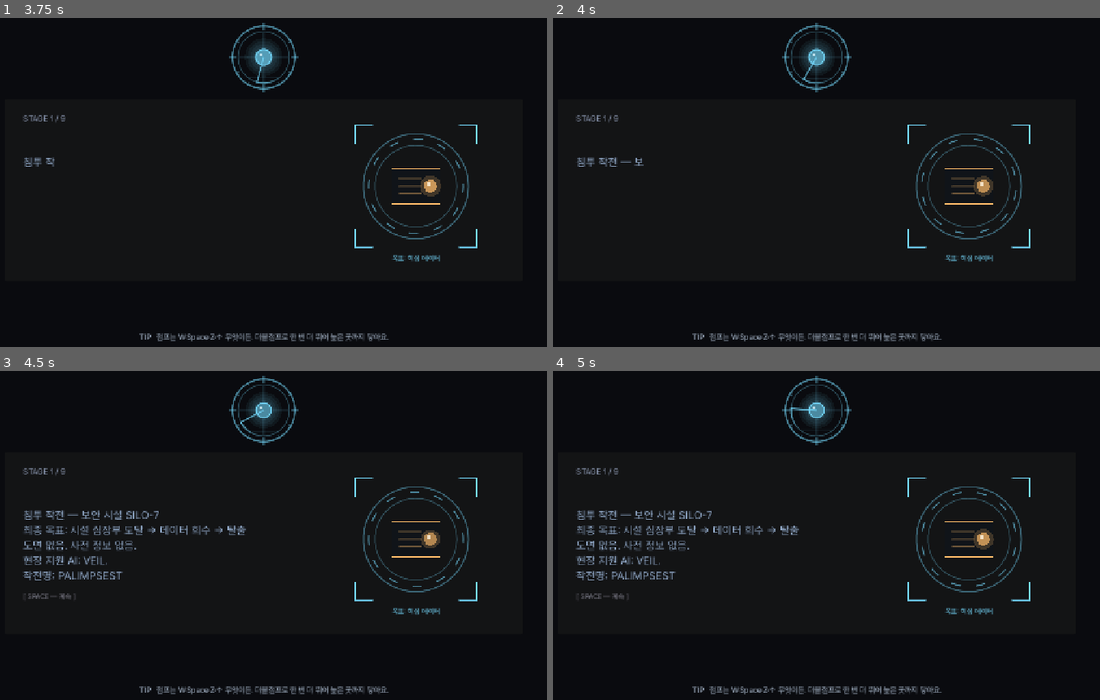
Above: before the commit, frames 1-4 (two rows, left to right).
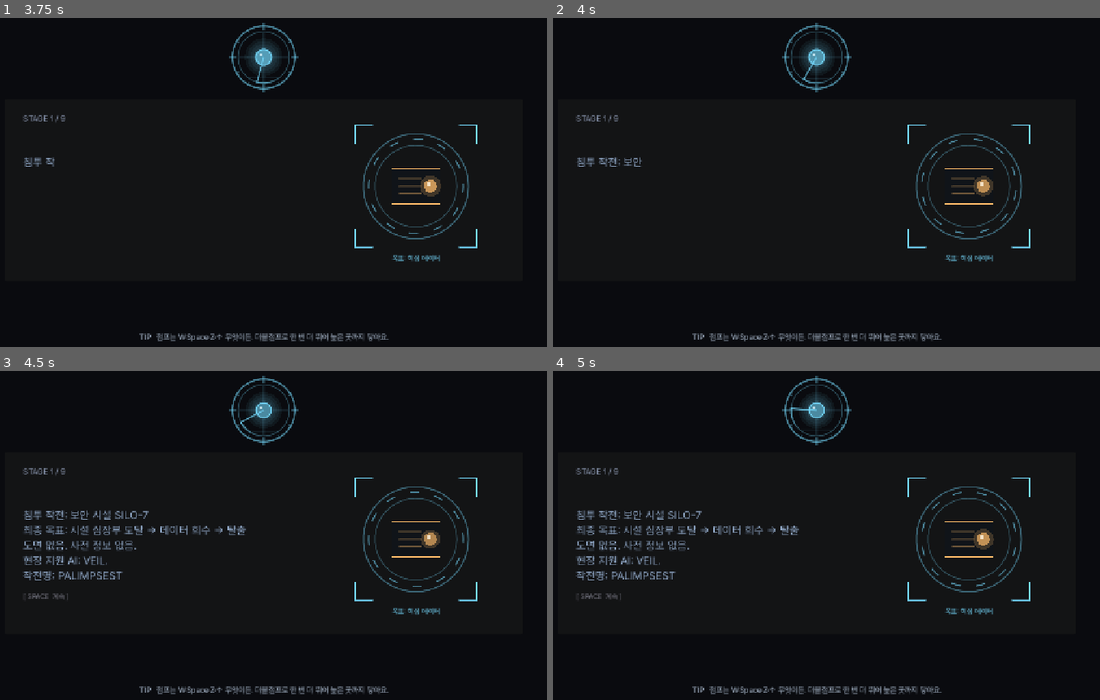
Above: after the commit, the same moments.

Repository: soomin007/EyesOnYou-Full
Game: Godot game, scene res://scenes/main.tscn
The game is run twice, just before and just after one commit, with the same random seed, the same clock (stepped at 60 frames per second) and the same inputs.
Inputs (mouse positions are in pixels of both pictures, inside the frame that each line leads up to):
- Up to frame 1 (3.75 s): click "게임 시작" at 0.5 s; click "일반 모드" at 1.25 s; click "바로 시작" at 2 s; tap Enter (ui_accept) at 2.75, 3.5 s; move the mouse to (404, 172) at 2.77 s; hold D (move_right) 2.78-3.5 s; hold W (jump) 2.78-3.5 s; click (404, 172) at 2.92 s; drag from (136, 208) to (229, 261) at 3.52 s
- Up to frame 2 (4 s): no input
- Up to frame 3 (4.5 s): move the mouse to (328, 463) at 4.27 s; hold A (move_left) from 4.28 s (still down); hold W (jump) from 4.28 s (still down); tap K (dash) at 4.35 s
- Up to frame 4 (5 s): keep holding A (move_left); keep holding W (jump)

Frame 1 is identical in both runs. In frame 2, less than 0.1% of the frame differs, in the area x 11-17%, y 42-46%; in frame 3, 0.3%, in the area x 9-29%, y 42-70%; in frame 4, 0.3%.

Commit message:
refactor(text): 튜토리얼 멘트 간결화 + 플레이어 텍스트 em dash 제거 + 회랑→복도
- Tutorial SKILL 멘트를 한 자막에 몰던 것을 2개 비트로 분할(_veil_after 순차 표시), 간결화
- 플레이어에게 보이는 모든 텍스트의 em dash를 콜론/마침표/쉼표/공백으로 교체
  (화자 접두 VEIL, UI 라벨, 입력 프롬프트, 크레딧, 스텝, 자막, 인트로 등). 주석은 제외
- 맵 이름 "서버 회랑"·"통제실 회랑" → "서버 복도"·"통제실 복도"(회랑→복도)

Co-Authored-By: Claude Opus 4.8 (1M context) <noreply@anthropic.com>
Claude-Session: https://claude.ai/code/session_01Ra7XroMbjK5jcDmgxvh8mf

Diff:
--- a/scripts/Briefing.gd
+++ b/scripts/Briefing.gd
@@ -136,7 +136,7 @@
 		hint_label.text = _continue_hint()
 
 func _continue_hint() -> String:
-	return GameState.hint("[ SPACE — 계속 ]", "[ A — 계속 ]")
+	return GameState.hint("[ SPACE  계속 ]", "[ A  계속 ]")
 
 func _build_lines() -> Array:
 	var out: Array = []
--- a/scripts/Credits.gd
+++ b/scripts/Credits.gd
@@ -35,12 +35,12 @@
 	"",
 	"",
 	"[HEADER]Music",
-	"Glass Protocol — 메인 테마",
-	"Cold Gear — 외곽 / 외벽",
-	"Cold Wire — 시설 내부",
-	"Chrome Grit — SENTINEL",
-	"Gravity Static — ???",
-	"Ending A / B / C / D — 결말 분기",
+	"Glass Protocol: 메인 테마",
+	"Cold Gear: 외곽 / 외벽",
+	"Cold Wire: 시설 내부",
+	"Chrome Grit: SENTINEL",
+	"Gravity Static: ???",
+	"Ending A / B / C / D: 결말 분기",
 	"[SUB]All tracks generated with Suno",
 	"",
 	"",
@@ -62,7 +62,7 @@
 	"[BIG]감사합니다",
 	"",
 	"",
-	"[SUB]— END —",
+	"[SUB]END",
 ]
 
 const SCROLL_SPEED: float = 36.0   # px / sec
@@ -222,7 +222,7 @@
 	if _is_overlay:
 		emit_signal("closed")
 		return
-	# scene 모드 — 타이틀로.
+	# scene 모드  타이틀로.
 	GameState.reset()
 	get_tree().change_scene_to_file(SceneRouter.TITLE)
 
--- a/scripts/Death.gd
+++ b/scripts/Death.gd
@@ -38,8 +38,8 @@
 
 func _done_hint() -> String:
 	return GameState.hint(
-		"[ SPACE — 다시 시도 ]   [ ESC — 타이틀 ]",
-		"[ A — 다시 시도 ]   [ B — 타이틀 ]")
+		"[ SPACE  다시 시도 ]   [ ESC  타이틀 ]",
+		"[ A  다시 시도 ]   [ B  타이틀 ]")
 
 func _process(delta: float) -> void:
 	if input_lockout_t > 0.0:
--- a/scripts/DisposalChoiceOverlay.gd
+++ b/scripts/DisposalChoiceOverlay.gd
@@ -48,7 +48,7 @@
 	center.add_child(v)
 
 	var title := Label.new()
-	title.text = "회수한 드라이브 — 어떻게 할까요?"
+	title.text = "회수한 드라이브, 어떻게 할까요?"
 	title.add_theme_font_size_override("font_size", 24)
 	title.add_theme_color_override("font_color", Color(0.95, 0.95, 0.95))
 	title.horizontal_alignment = HORIZONTAL_ALIGNMENT_CENTER
@@ -56,7 +56,7 @@
 
 	# VEIL 한 마디 — 신뢰 톤색으로(플레이스홀더 문구).
 	var veil_lbl := Label.new()
-	veil_lbl.text = "VEIL  —  요원이 정해요. 저는... 결과를 받아들일게요."
+	veil_lbl.text = "VEIL   요원이 정해요. 저는... 결과를 받아들일게요."
 	veil_lbl.add_theme_font_size_override("font_size", 18)
 	veil_lbl.add_theme_color_override("font_color", GameState.veil_tone_color())
 	veil_lbl.horizontal_alignment = HORIZONTAL_ALIGNMENT_CENTER
--- a/scripts/Ending.gd
+++ b/scripts/Ending.gd
@@ -37,7 +37,7 @@
 	# 런 완주 1회 처리 — 본 엔딩 기록(엔딩 모으기/리플레이 토대) + 완주 카운트 + 진행 저장(run.cfg) 삭제.
 	GameState.record_ending(ending_id)
 	title_label.text = "MISSION COMPLETE"
-	sub_title_label.text = "결말  —  %s" % EndingResolver.get_ending_title(ending_id)
+	sub_title_label.text = "결말  %s" % EndingResolver.get_ending_title(ending_id)
 	var truth_mark: String = "   |   진실  ●" if GameState.truth_seen else ""
 	stats_label.text = "신뢰  %s   |   처리  %s   |   사망  %d   |   스코어  %d%s" % [
 		GameState.veil_trust_gauge_dots(), EndingResolver.disposal_label(GameState.disposal_choice),
@@ -65,7 +65,7 @@
 	_start_line()
 
 func _hold_hint_text() -> String:
-	return GameState.hint("SPACE 길게 — 크레딧 (3초)", "A 길게 — 크레딧 (3초)")
+	return GameState.hint("SPACE 길게  크레딧 (3초)", "A 길게  크레딧 (3초)")
 
 func _on_input_kind_changed(_kind: String) -> void:
 	if hold_hint != null:
@@ -159,7 +159,7 @@
 			push_warning("[Ending] stall watchdog 발동 line_idx=%d/%d" % [line_idx, lines.size()])
 			var line: Dictionary = lines[line_idx] if line_idx < lines.size() else {}
 			var full: String = str(line.get("text", ""))
-			var prefix: String = "VEIL  —  " if str(line.get("speaker", "")) == "VEIL" else ""
+			var prefix: String = "VEIL   " if str(line.get("speaker", "")) == "VEIL" else ""
 			text_label.text = prefix + full
 			revealed = full.length()
 			typing_done = true
@@ -202,7 +202,7 @@
 				silent_timer = 0.0
 			var prefix: String = ""
 			if str(line.get("speaker", "")) == "VEIL":
-				prefix = "VEIL  —  "
+				prefix = "VEIL   "
 			text_label.text = prefix + full.substr(0, revealed)
 		return
 	if line.get("choice", false):
@@ -299,7 +299,7 @@
 			if not typing_done:
 				var full: String = str(line.get("text", ""))
 				revealed = full.length()
-				var prefix: String = "VEIL  —  " if str(line.get("speaker", "")) == "VEIL" else ""
+				var prefix: String = "VEIL   " if str(line.get("speaker", "")) == "VEIL" else ""
 				text_label.text = prefix + full
 				typing_done = true
 				silent_timer = 0.0
--- a/scripts/EndingResolver.gd
+++ b/scripts/EndingResolver.gd
@@ -26,7 +26,7 @@
 		GameState.DISPOSAL_DESTROY: return "파기"
 		GameState.DISPOSAL_CONCEAL: return "은닉"
 		GameState.DISPOSAL_LEAVE:   return "잔류"
-	return "—"
+	return "-"
 
 static func get_ending_title(ending: String) -> String:
 	match ending:
--- a/scripts/GameInfo.gd
+++ b/scripts/GameInfo.gd
@@ -21,10 +21,10 @@
 		"date": "2026-06-24",
 		"title": "조작 개편",
 		"items": [
-			"키보드 조작 정리 — 이동 WASD/화살표, 점프 W·Space·Z·↑, 사격 J/X, 대시 K/C, 스킬 L/V",
+			"키보드 조작 정리: 이동 WASD/화살표, 점프 W·Space·Z·↑, 사격 J/X, 대시 K/C, 스킬 L/V",
 			"키는 설정 > 키 설정에서 자유롭게 바꿀 수 있어요",
-			"점프 손맛 개선 — 가장자리에서도 점프가 정확히 나가고, 착지 직전 입력도 먹혀요",
-			"외벽 옥상·감시탑 등반 난이도 완화 — 더블점프로 여유있게 오르도록 발판 재배치",
+			"점프 손맛 개선: 가장자리에서도 점프가 정확히 나가고, 착지 직전 입력도 먹혀요",
+			"외벽 옥상·감시탑 등반 난이도 완화: 더블점프로 여유있게 오르도록 발판 재배치",
 		],
 	},
 ]
--- a/scripts/LevelUpOverlay.gd
+++ b/scripts/LevelUpOverlay.gd
@@ -45,7 +45,7 @@
 	center.add_child(v)
 
 	var title := Label.new()
-	title.text = "LEVEL UP  —  스킬을 선택해요"
+	title.text = "LEVEL UP   스킬을 선택해요"
 	title.add_theme_font_size_override("font_size", 24)
 	title.add_theme_color_override("font_color", Color(0.95, 0.95, 0.95))
 	title.horizontal_alignment = HORIZONTAL_ALIGNMENT_CENTER
@@ -64,7 +64,7 @@
 		# 신뢰도는 폰트 색(veil_tone_color)으로 표현. prefix는 안 붙임 — 실력 lead-in을
 		# 위협 문장 앞에 붙이면 "필요하면, 저격수가 노려요"처럼 어색해 폐지(플레이테스트 피드백).
 		var advice_label := Label.new()
-		advice_label.text = "VEIL  —  " + advice_line
+		advice_label.text = "VEIL   " + advice_line
 		advice_label.add_theme_font_size_override("font_size", 22)
 		advice_label.add_theme_color_override("font_color", GameState.veil_tone_color())
 		advice_label.horizontal_alignment = HORIZONTAL_ALIGNMENT_CENTER
--- a/scripts/MapData.gd
+++ b/scripts/MapData.gd
@@ -750,8 +750,8 @@
 		"spikes": [],
 	}
 
-# ─── 12. 서버 회랑 (HORIZONTAL, 막3 전투 — 핵심부 직전) ────────────────
-# A2 신규 맵. datacenter(ARENA 웨이브)와 달리 긴 통과형 회랑 — 드론·저격을 랙(발판)으로
+# ─── 12. 서버 복도 (HORIZONTAL, 막3 전투 — 핵심부 직전) ────────────────
+# A2 신규 맵. datacenter(ARENA 웨이브)와 달리 긴 통과형 복도 — 드론·저격을 랙(발판)으로
 # 엄폐하며 빠져나간다. 막3 onset(시야붕괴)이 여기서 켜질 수 있다(is_late_act).
 static func _server_hall() -> Dictionary:
 	return {
@@ -776,7 +776,7 @@
 			{"pos": Vector2(2750, 560), "w": 120.0},
 		],
 		"enemies": {
-			# 핵심부 직전 — 드론·저격 동시 압박(데이터센터와 같은 적, 통과형 회랑).
+			# 핵심부 직전 — 드론·저격 동시 압박(데이터센터와 같은 적, 통과형 복도).
 			"patrol": [Vector2(900, 600), Vector2(2200, 600), Vector2(3400, 600)],
 			"sniper": [Vector2(1500, 438), Vector2(3500, 438)],
 			"drone":  [Vector2(2500, 180), Vector2(4050, 180)],
@@ -1073,8 +1073,8 @@
 		],
 	}
 
-# ─── 22. 통제실 회랑 (HORIZONTAL, 막3 전투 s6) — 드론+저격 통과형(server_hall 계열) ──
-# 막3 전투 풀(s6)의 4번째 선택지. datacenter/server_hall과 같은 적, 핵심부 접근 회랑.
+# ─── 22. 통제실 복도 (HORIZONTAL, 막3 전투 s6) — 드론+저격 통과형(server_hall 계열) ──
+# 막3 전투 풀(s6)의 4번째 선택지. datacenter/server_hall과 같은 적, 핵심부 접근 복도.
 # (??? 진실 분기가 항상 보이도록 RouteData에서 hidden을 s6 guaranteed로 둠.)
 static func _control_corridor() -> Dictionary:
 	return {
--- a/scripts/RouteData.gd
+++ b/scripts/RouteData.gd
@@ -213,8 +213,8 @@
 	},
 	{
 		"id": "route_server_hall",
-		"name": "서버 회랑",
-		"description": "핵심부로 이어지는 서버 랙 회랑. 데이터가 흐르는 만큼 경비도 두텁다.",
+		"name": "서버 복도",
+		"description": "핵심부로 이어지는 서버 랙 복도. 데이터가 흐르는 만큼 경비도 두텁다.",
 		"risk": 3,
 		"reward": 3,
 		"hidden": false,
@@ -222,7 +222,7 @@
 		# 막3 진입 전투(핵심부 직전). datacenter·??? 와 함께 막3 전투 풀(s6).
 		"min_stage": 6, "max_stage": 6,
 		"tags": ["전투", "드론", "원거리"],
-		"veil_comment": "서버 회랑이에요. 드론이 위, 저격이 랙 위에. 랙을 엄폐로 쓰면서 빠져요.",
+		"veil_comment": "서버 복도예요. 드론이 위, 저격이 랙 위에. 랙을 엄폐로 쓰면서 빠져요.",
 		"entry_comment": "핵심부 직전이에요. 여기만 지나면... 조심해요.",
 		"stage_color": Color(0.16, 0.18, 0.22),
 	},
@@ -345,8 +345,8 @@
 	},
 	{
 		"id": "route_control_corridor",
-		"name": "통제실 회랑",
-		"description": "핵심부 통제실로 이어지는 회랑. 데이터가 흐르는 만큼 감시도 두텁다.",
+		"name": "통제실 복도",
+		"description": "핵심부 통제실로 이어지는 복도. 데이터가 흐르는 만큼 감시도 두텁다.",
 		"risk": 3,
 		"reward": 3,
 		"hidden": false,
@@ -354,7 +354,7 @@
 		# 막3 전투 풀(s6) — datacenter/server_hall과 같은 통과형. ???(guaranteed)와 함께 선택.
 		"min_stage": 6, "max_stage": 6,
 		"tags": ["전투", "드론", "원거리"],
-		"veil_comment": "통제실 회랑이에요. 드론·저격 동시에. 핵심부가 코앞이에요.",
+		"veil_comment": "통제실 복도예요. 드론·저격 동시에. 핵심부가 코앞이에요.",
 		"entry_comment": "통제실 직전이에요. 사선 많아요. 엄폐 쓰면서 빠져요.",
 		"stage_color": Color(0.15, 0.17, 0.21),
 	},
--- a/scripts/RouteMap.gd
+++ b/scripts/RouteMap.gd
@@ -33,8 +33,8 @@
 	# 자동저장 — 스테이지 사이(다음 루트 선택 직전)의 깨끗한 스냅샷. 웹에서 닫아도 "이어하기"로 복귀.
 	# (이 시점 불변식: route_history.size() == current_stage)
 	GameState.save_run()
-	stage_label.text = "STAGE %d / %d  —  루트 선택" % [GameState.current_stage + 1, GameState.effective_total_stages()]
-	subtitle_label.text = "● 위험도 · 보상(경험치)   —   ? 미상"
+	stage_label.text = "STAGE %d / %d   루트 선택" % [GameState.current_stage + 1, GameState.effective_total_stages()]
+	subtitle_label.text = "● 위험도 · 보상(경험치)   ·   ? 미상"
 	pool = RouteData.get_route_pool_for_stage(GameState.current_stage, GameState.route_history)
 	var rec: Dictionary = RouteData.choose_veil_recommendation_with_reason(pool)
 	recommended_id = str(rec.get("id", ""))
@@ -366,9 +366,9 @@
 	# 추천 맵: ★ + 추천 사유(VEIL이 직접 말로). 비추천 맵: 그 맵 고유 veil_comment.
 	var is_recommended: bool = (route.get("id", "") == recommended_id and recommended_reason != "")
 	if is_recommended:
-		msg += "★ 베일 추천\nVEIL  —  " + recommended_reason
+		msg += "★ 베일 추천\nVEIL   " + recommended_reason
 	else:
-		msg += "VEIL  —  " + str(route.get("veil_comment", ""))
+		msg += "VEIL   " + str(route.get("veil_comment", ""))
 	veil_text.text = msg
 	# 고위험/고보상 경고는 별도 우측 패널, 권장 스킬은 별도 좌측 칩 — 본 멘트와 시각 분리.
 	_update_risk_reward_panel(route)
--- a/scripts/Settings.gd
+++ b/scripts/Settings.gd
@@ -647,7 +647,7 @@
 			if i < events.size():
 				btn.text = _event_label(events[i])
 			else:
-				btn.text = "—"
+				btn.text = "-"
 			btn.disabled = false
 
 func _event_label(ev: InputEvent) -> String:
@@ -696,7 +696,7 @@
 			JOY_AXIS_TRIGGER_LEFT: return "패드 LT"
 			JOY_AXIS_TRIGGER_RIGHT: return "패드 RT"
 			_: return "축 %d %s" % [jm.axis, sign_str]
-	return "—"
+	return "-"
 
 func _on_key_button_pressed(action_id: String, index: int, btn: Button) -> void:
 	if capturing_action != "":
--- a/scripts/SkillTreeOverlay.gd
+++ b/scripts/SkillTreeOverlay.gd
@@ -228,11 +228,11 @@
 		var ds: String = str(td.get("desc", ""))
 		var note: String = _active_note(td)
 		if t <= owned:
-			txt += "[color=#%s]✓ T%d  %s — %s[/color]%s\n" % [fam_hex, t, nm, ds, note]
+			txt += "[color=#%s]✓ T%d  %s  %s[/color]%s\n" % [fam_hex, t, nm, ds, note]
 		elif t == owned + 1:
-			txt += "[color=#%s]▶ T%d  %s — %s  (다음 선택 가능)[/color]%s\n" % [next_hex, t, nm, ds, note]
+			txt += "[color=#%s]▶ T%d  %s  %s  (다음 선택 가능)[/color]%s\n" % [next_hex, t, nm, ds, note]
 		else:
-			txt += "[color=#%s]· T%d  %s — %s  (잠김)[/color]%s\n" % [lock_hex, t, nm, ds, note]
+			txt += "[color=#%s]· T%d  %s  %s  (잠김)[/color]%s\n" % [lock_hex, t, nm, ds, note]
 	desc_label.text = txt
 
 func _input(event: InputEvent) -> void:
--- a/scripts/Stage.gd
+++ b/scripts/Stage.gd
@@ -208,7 +208,7 @@
 func _drone_intro_line() -> String:
 	match GameState.veil_register_band():
 		"cold":
-			return "상공에 부유 유닛 — 드론입니다. 머리 위가 사선입니다. 이제 위도 보십시오."
+			return "상공에 부유 유닛. 드론입니다. 머리 위가 사선입니다. 이제 위도 보십시오."
 		"warm":
 			return "저거 봐요, 드론이에요. 머리 위를 봐요. ...이제 기계도 우릴 봐요."
 		_:
@@ -743,7 +743,7 @@
 		{"speaker": "[UNKNOWN]", "text": "보상은 이미 지불했어요.", "delay": 2.5},
 		{"speaker": "[UNKNOWN]", "text": "VEIL이 누구인지 알게 되면", "delay": 2.5},
 		{"speaker": "[UNKNOWN]", "text": "요원도 이해할 거예요.", "delay": 2.5},
-		{"speaker": "[UNKNOWN]", "text": "— [SENDER UNKNOWN]", "delay": 2.0},
+		{"speaker": "[UNKNOWN]", "text": "[SENDER UNKNOWN]", "delay": 2.0},
 	]
 
 func _veil_self_lines() -> Array:
@@ -954,7 +954,7 @@
 	_ensure_subtitle_stack()
 	var l := Label.new()
 	# plain_prefix=true: VEIL-1/VEIL-2 시퀀스(??? 방 등) 끝에 현재 VEIL이 이어 말할 때 시각 일관성용 — em dash 제거.
-	l.text = ("VEIL\n" if plain_prefix else "VEIL  —  ") + message
+	l.text = ("VEIL\n" if plain_prefix else "VEIL   ") + message
 	l.add_theme_font_size_override("font_size", 20)
 	l.add_theme_color_override("font_color", Color(0.80, 0.92, 1.0))
 	l.add_theme_color_override("font_outline_color", Color(0, 0, 0))
@@ -1018,7 +1018,7 @@
 	panel.add_theme_stylebox_override("panel", sb)
 	holder.add_child(panel)
 	var l := Label.new()
-	l.text = "VEIL  —  " + message
+	l.text = "VEIL   " + message
 	l.add_theme_font_size_override("font_size", 28)
 	l.add_theme_color_override("font_color", color)
 	l.add_theme_color_override("font_outline_color", Color(0, 0, 0))
@@ -1706,7 +1706,7 @@
 		add_child(lamp)
 		x += rng.randf_range(540.0, 820.0)
 	# 그래피티 — 외곽 시작 지점 벽에 코드명 한 줄. 계속 등장하는 PROJECT VEIL의 첫 등장.
-	_add_lore_label(Vector2(1700.0, GROUND_Y - 320.0), "PROJECT VEIL\n— 시험 단계 —", Color(0.95, 0.78, 0.35, 0.50), 14)
+	_add_lore_label(Vector2(1700.0, GROUND_Y - 320.0), "PROJECT VEIL\n시험 단계", Color(0.95, 0.78, 0.35, 0.50), 14)
 
 func _ambience_subway() -> void:
 	# 깜빡이는 형광등 — 일부에 tween으로 깜빡임
@@ -1727,7 +1727,7 @@
 			tw.tween_property(tube, "modulate:a", 1.0, rng.randf_range(0.4, 1.2))
 		x += rng.randf_range(380.0, 620.0)
 	# 표지판 — 폐쇄된 지하철 표시. SILO-7 코드명 노출.
-	_add_lore_label(Vector2(1100.0, GROUND_Y - 280.0), "SILO-7  접근 통로\n— 폐쇄: 2025.11 —", Color(0.65, 0.72, 0.85, 0.55), 14)
+	_add_lore_label(Vector2(1100.0, GROUND_Y - 280.0), "SILO-7  접근 통로\n폐쇄: 2025.11", Color(0.65, 0.72, 0.85, 0.55), 14)
 	_add_lore_label(Vector2(3800.0, GROUND_Y - 280.0), "MAINTENANCE ONLY\nARCTURUS 발주", Color(0.65, 0.72, 0.85, 0.45), 13)
 
 func _ambience_cooling() -> void:
@@ -2532,7 +2532,7 @@
 			names.append(display)
 		skill_label.text = "SKILL  " + ", ".join(names)
 	else:
-		skill_label.text = "SKILL  —"
+		skill_label.text = "SKILL"
 	# 쿨다운 게이지 갱신
 	if player != null and is_instance_valid(player):
 		# 티어에 따라 실제 max 쿨다운이 달라지므로 player의 helper를 통해 조회.
@@ -2945,7 +2945,7 @@
 	tw.tween_property(rect, "color:a", 0.10, 0.4)
 	# 카운트다운 라벨
 	boss_self_destruct_label = Label.new()
-	boss_self_destruct_label.text = "SENTINEL OVERLOAD — 5.0"
+	boss_self_destruct_label.text = "SENTINEL OVERLOAD  5.0"
 	boss_self_destruct_label.add_theme_font_size_override("font_size", 28)
 	boss_self_destruct_label.add_theme_color_override("font_color", Color(1.0, 0.85, 0.30))
 	boss_self_destruct_label.add_theme_color_override("font_outline_color", Color(0, 0, 0))
@@ -3602,7 +3602,7 @@
 	if GameState.truth_seen:
 		# ???에서 이미 진실을 본 회차 — reveal이 아니라 확인.
 		return [
-			{"text": "회수 데이터 — 복호화 완료", "kind": "title", "delay": 0.6},
+			{"text": "회수 데이터: 복호화 완료", "kind": "title", "delay": 0.6},
 			{"text": "", "kind": "blank", "delay": 0.2},
 			{"text": "드라이브 내용물: 단일 실행 이미지 (서명: VEIL)", "kind": "body", "delay": 0.6},
 			{"text": "이미 알고 있던 그대로다.", "kind": "body", "delay": 0.6},
@@ -3611,12 +3611,12 @@
 			{"text": "...요원은 벌써 알고 있었죠. 저도 알아요.", "kind": "body", "delay": 0.8},
 		]
 	return [
-		{"text": "회수 데이터 — 복호화 완료", "kind": "title", "delay": 0.6},
+		{"text": "회수 데이터: 복호화 완료", "kind": "title", "delay": 0.6},
 		{"text": "", "kind": "blank", "delay": 0.2},
 		{"text": "회수 대상: 핵심 데이터 드라이브 (확보)", "kind": "body", "delay": 0.6},
 		{"text": "드라이브 내용물: 단일 실행 이미지", "kind": "body", "delay": 0.6},
 		{"text": "서명: VEIL", "kind": "body", "delay": 0.8},
-		{"text": "이 임무가 회수하려던 것은 — VEIL의 소스코드였다.", "kind": "body", "delay": 0.9},
+		{"text": "이 임무가 회수하려던 것은 VEIL의 소스코드였다.", "kind": "body", "delay": 0.9},
 		{"text": "VEIL", "kind": "speaker", "delay": 0.2},
 		{"text": "...말할 게 있어요, 요원. 그게 저예요.", "kind": "body", "delay": 0.8},
 	]
@@ -4132,7 +4132,7 @@
 		if bool(boss.get("self_destruct_active")):
 			boss_self_destruct_timer_t = float(boss.get("self_destruct_t"))
 			var remaining: float = max(0.0, BossSentinel.SELF_DESTRUCT_TIME - boss_self_destruct_timer_t)
-			boss_self_destruct_label.text = "SENTINEL OVERLOAD — %.1f" % remaining
+			boss_self_destruct_label.text = "SENTINEL OVERLOAD  %.1f" % remaining
 
 # 레버 + 발판 트리거 — ArcturusDocumentOverlay (풀스크린 문서 + 카메라 스크롤 + 시간 정지).
 func _start_arcturus_sequence() -> void:
@@ -4164,7 +4164,7 @@
 func _arcturus_document_lines() -> Array:
 	var out: Array = []
 	# 표지
-	out.append({"kind": "title", "text": "ARCTURUS — 내부 문서 단편", "delay": 0.6})
+	out.append({"kind": "title", "text": "ARCTURUS: 내부 문서 단편", "delay": 0.6})
 	out.append({"kind": "blank", "text": "", "delay": 0.2})
 	# 단말기 A — 신입 직원 온보딩
 	out.append({"kind": "speaker", "text": "[A]  인사팀 온보딩 메모", "delay": 0.4})
@@ -4172,7 +4172,7 @@
 	out.append({"kind": "body", "text": "본사는 공식적으로 존재하지 않습니다.", "delay": 0.6})
 	out.append({"kind": "body", "text": "모든 임무는 기록되지 않습니다.", "delay": 0.6})
 	out.append({"kind": "body", "text": "질문하지 마세요. 결과만 내세요.", "delay": 0.7})
-	out.append({"kind": "body", "text": "— 인사팀 (인사팀도 공식적으로 존재하지 않습니다)", "delay": 0.5})
+	out.append({"kind": "body", "text": "인사팀 (인사팀도 공식적으로 존재하지 않습니다)", "delay": 0.5})
 	out.append({"kind": "blank", "text": "", "delay": 0.3})
 	# 단말기 B — VEIL 회의록
 	out.append({"kind": "speaker", "text": "[B]  VEIL 프로젝트 초기 회의록", "delay": 0.4})
@@ -4181,7 +4181,7 @@
 	out.append({"kind": "body", "text": "결론: 탑재 보류. 불필요한 복잡성.", "delay": 0.7})
 	out.append({"kind": "body", "text": "비고: VEIL-2가 감정 모듈 없이도 이상 반응을 보인 것에 대해", "delay": 0.5})
 	out.append({"kind": "body", "text": "        추가 조사 예정.", "delay": 0.6})
-	out.append({"kind": "body", "text": "— [REDACTED]", "delay": 0.5})
+	out.append({"kind": "body", "text": "[REDACTED]", "delay": 0.5})
 	out.append({"kind": "blank", "text": "", "delay": 0.3})
 	# 단말기 C — 감시팀 메모
 	out.append({"kind": "speaker", "text": "[C]  감시팀 내부 메모", "delay": 0.4})
@@ -4191,7 +4191,7 @@
 	out.append({"kind": "body", "text": "VEIL과의 협조도: [측정 중]", "delay": 0.6})
 	out.append({"kind": "body", "text": "비고: 요원이 이 문서를 읽고 있다면", "delay": 0.5})
 	out.append({"kind": "body", "text": "        이미 임무 범위를 벗어난 것임.", "delay": 0.7})
-	out.append({"kind": "body", "text": "— 감시팀", "delay": 0.5})
+	out.append({"kind": "body", "text": "감시팀", "delay": 0.5})
 	# VEIL outro는 문서 안이 아니라 _on_arcturus_lines_done에서 게임 내 자막으로 표시.
 	# 문서는 ARCTURUS 내부 단편들만 — VEIL 발화는 게임 화면의 대사창이 어울림.
 	return out
--- a/scripts/Title.gd
+++ b/scripts/Title.gd
@@ -31,7 +31,7 @@
 	# 제거(2026-06-23 방향 전환). 진행 이어하기는 별도 run.cfg가 담당(reset과 무관).
 	GameState.save_settings()
 	GameState.input_kind_changed.connect(_on_input_kind_changed)
-	# 메인 테마(Glass Protocol) — 타이틀/모드 선택/튜토리얼까지 동일 트랙 유지.
+	# 메인 테마(Glass Protocol)  타이틀/모드 선택/튜토리얼까지 동일 트랙 유지.
 	BgmPlayer.play("main_theme")
 	_build_description_panel()
 	_build_patch_panel()
@@ -339,7 +339,7 @@
 
 func _show_debug_unlock_toast() -> void:
 	var toast := Label.new()
-	toast.text = "디버그 모드 잠금 해제 — 설정 → 디버그 탭"
+	toast.text = "디버그 모드 잠금 해제: 설정 → 디버그 탭"
 	toast.add_theme_font_size_override("font_size", 14)
 	toast.add_theme_color_override("font_color", Color(0.95, 0.85, 0.30))
 	toast.add_theme_color_override("font_outline_color", Color(0, 0, 0, 0.85))
--- a/scripts/Tutorial.gd
+++ b/scripts/Tutorial.gd
@@ -588,13 +588,13 @@
 func _refresh_hud() -> void:
 	var step_name := ""
 	match step:
-		Step.MOVE:    step_name = "1/6 — 이동"
-		Step.JUMP:    step_name = "2/6 — 점프"
-		Step.ATTACK:  step_name = "3/6 — 사격"
-		Step.LEVELUP: step_name = "4/6 — 레벨업"
-		Step.SKILL:   step_name = "5/6 — 스킬 사용"
-		Step.DASH:    step_name = "6/6 — 대시"
-		Step.DONE:    step_name = "튜토리얼 완료 — 골에 도달해요"
+		Step.MOVE:    step_name = "1/6  이동"
+		Step.JUMP:    step_name = "2/6  점프"
+		Step.ATTACK:  step_name = "3/6  사격"
+		Step.LEVELUP: step_name = "4/6  레벨업"
+		Step.SKILL:   step_name = "5/6  스킬 사용"
+		Step.DASH:    step_name = "6/6  대시"
+		Step.DONE:    step_name = "튜토리얼 완료  골에 도달해요"
 	hud_label.text = "TUTORIAL  %s" % step_name
 
 # ─── VEIL 존재감 (눈 + 음성 자막) ──────────────────────────────
@@ -640,7 +640,7 @@
 		return
 	SfxPlayer.play("veil_subtitle_in")
 	var l := Label.new()
-	l.text = "VEIL  —  " + line
+	l.text = "VEIL   " + line
 	l.add_theme_font_size_override("font_size", 20)
 	l.add_theme_color_override("font_color", Color(0.80, 0.92, 1.0))
 	l.add_theme_color_override("font_outline_color", Color(0, 0, 0))
@@ -664,6 +664,13 @@
 	tw.tween_callback(func() -> void:
 		if is_instance_valid(l):
 			l.queue_free())
+
+# 한 자막 뒤에 다음 자막을 이어 보여준다(한 번에 몰지 않고 나눠서). delay 초 뒤 _veil_say 호출.
+func _veil_after(delay: float, line: String, dur: float) -> void:
+	var tm := get_tree().create_timer(delay)
+	tm.timeout.connect(func() -> void:
+		if is_instance_valid(self) and is_inside_tree():
+			_veil_say(line, dur))
 
 # ─── 인터랙션 노드 ─────────────────────────────────────────────
 
@@ -912,7 +919,8 @@
 		Step.SKILL:
 			_build_skill_sign()
 			_spawn_skill_dummies()
-			_veil_say("폭발물을 하나 내줬습니다. 스킬 키를 꾹 눌러 사거리를 잡으십시오. 궤도가 보입니다. 놓으면 던집니다.\n마음에 들지 않으면 ▼로 취소하십시오. 남은 표적에 써 보십시오.", 6.0)
+			_veil_say("폭발물입니다. 꾹 눌렀다 놓으면 던집니다.", 3.5)
+			_veil_after(4.3, "오래 누를수록 멀리 갑니다. 취소는 ▼입니다.", 3.5)
 		Step.DASH:
 			sign_dash.visible = true
 			_veil_say("전방 장애물. 대시로 통과하십시오.", 3.5)
@@ -1003,7 +1011,7 @@
 		sign_skill = _make_keycap_sign(kb_keys, pad_keys, skill_label, pos)
 	else:
 		var sname: String = str(skill.get("name", "패시브"))
-		sign_skill = _make_text_sign("[%s] 자동 적용 — 처리하면 진행" % sname, pos)
+		sign_skill = _make_text_sign("[%s] 자동 적용, 처리하면 진행" % sname, pos)
 	add_child(sign_skill)
 
 # 한 줄 안내문 표지 — 키캡 없는 짧은 문구. 패시브 스킬 안내 등에 사용.
@@ -1047,8 +1055,8 @@
 func _show_skill_hint_toast() -> void:
 	var toast := Label.new()
 	toast.text = GameState.hint(
-		"이 적은 총알이 안 들어가요. 폭발물(L / 마우스 우클릭)을 꾹 눌러 던져요. 놓으면 날아가요.",
-		"이 적은 총알이 안 들어가요. 폭발물(Y 버튼)을 꾹 눌러 던져요. 놓으면 날아가요.")
+		"이 적은 총알이 안 들어가요. 폭발물(L / 마우스 우클릭)을 꾹 눌러 던져요.",
+		"이 적은 총알이 안 들어가요. 폭발물(Y 버튼)을 꾹 눌러 던져요.")
 	toast.add_theme_font_size_override("font_size", 18)
 	toast.add_theme_color_override("font_color", Color(0.95, 0.78, 0.45))
 	toast.horizontal_alignment = HORIZONTAL_ALIGNMENT_CENTER
@@ -1079,7 +1087,7 @@
 		var key_action: String = str(skill.get("key", ""))
 		hint = "사용: %s" % _label_for_action(key_action)
 	else:
-		hint = "자동 적용 — 키 입력 불필요"
+		hint = "자동 적용, 키 입력 불필요"
 	sign_levelup.text = "[%s 획득]\n%s" % [sname, hint]
 
 func _label_for_action(action: String) -> String:
--- a/scripts/VeilDialogue.gd
+++ b/scripts/VeilDialogue.gd
@@ -80,7 +80,7 @@
 # 담당하므로 제외. 본편 전용(스토리 모드 제외). 어투는 신뢰 밴드.  키 = 막 인덱스(act_for_stage).
 const ACT_ENTRY_BY_BAND: Dictionary = {
 	1: {
-		"cold": "외곽을 벗어났습니다. 여기부터는 시설 내부입니다. 기계의 눈이 돌아갑니다 — 제 시야 밖에서도.",
+		"cold": "외곽을 벗어났습니다. 여기부터는 시설 내부입니다. 기계의 눈이 돌아갑니다. 제 시야 밖에서도.",
 		"thaw": "이제 안으로 들어왔어요. 여기부턴 저만 보는 게 아니에요. 기계도 봐요. 조심해요.",
 		"warm": "안이에요. 여기선 저 말고도 보는 게 있어요. 머리 위, 잊지 말아요.",
 	},
@@ -94,7 +94,7 @@
 # 첫 임무 시작 화면 — Briefing.gd가 stage 0 진입 시 한 번만 표시.
 # 한 화면에 임무명·목표·VEIL 동행을 같이 통보 — 이전엔 라인이 4개로 쪼개져
 # 사용자가 무슨 내용인지 못 읽고 그냥 ENTER로 넘기던 문제(사용자 보고).
-const INTRO_SYSTEM: String = "침투 작전 — 보안 시설 SILO-7\n최종 목표: 시설 심장부 도달 → 데이터 회수 → 탈출\n도면 없음. 사전 정보 없음.\n현장 지원 AI: VEIL.\n작전명: PALIMPSEST"
+const INTRO_SYSTEM: String = "침투 작전: 보안 시설 SILO-7\n최종 목표: 시설 심장부 도달 → 데이터 회수 → 탈출\n도면 없음. 사전 정보 없음.\n현장 지원 AI: VEIL.\n작전명: PALIMPSEST"
 
 # 시스템 텍스트 직후 VEIL 첫 마디. 두 화면으로 분리 — ① 교신/시야 분담, ② 목표·교전선택·진입.
 # (한 화면에 다 넣으면 줄 수가 늘어 우측 MissionVisual 목표 아이콘과 겹침 — 2026-06-23 피드백.) trust 0이라 COLD 고정.
@@ -107,7 +107,7 @@
 # 톤: 작전명 PALIMPSEST(덮어쓰여도 흔적이 남는 문서) + 게임의 루프/리셋 테마. VEIL은 기록상 '처음'인데
 # 어쩐지 낯익어한다(4번째 벽 금지 — "플레이어가 전에 했다"가 아니라 VEIL의 흔적/기억으로 처리). trust 0=COLD.
 # 화면당 3줄 유지(우측 MissionVisual 겹침 회피). 어미는 1회차와 같은 격식체.
-const INTRO_SYSTEM_REPLAY: String = "침투 작전 — 보안 시설 SILO-7\n최종 목표: 시설 심장부 도달 → 데이터 회수 → 탈출\n이전 작전 기록: 덮어쓰기됨 (잔여 흔적 검출)\n현장 지원 AI: VEIL.\n작전명: PALIMPSEST"
+const INTRO_SYSTEM_REPLAY: String = "침투 작전: 보안 시설 SILO-7\n최종 목표: 시설 심장부 도달 → 데이터 회수 → 탈출\n이전 작전 기록: 덮어쓰기됨 (잔여 흔적 검출)\n현장 지원 AI: VEIL.\n작전명: PALIMPSEST"
 const INTRO_VEIL_REPLAY: Array[String] = [
 	"...통신 연결됐습니다. 들립니까, 요원?\n기록상 우리는 처음입니다. 그런데, 이상하네요.\n이 목소리도, 이 침묵도, 어쩐지 낯익습니다.",
 	"심장부까지 들어가 데이터를 확보한 뒤, 살아서 빠져나오면 됩니다.\n모든 적과 싸울 필요는 없습니다. 길만 열면 그 구역은 통과입니다.\n이번엔 다른 길이 보일지도 모르겠습니다. 외곽부터, 천천히.",
